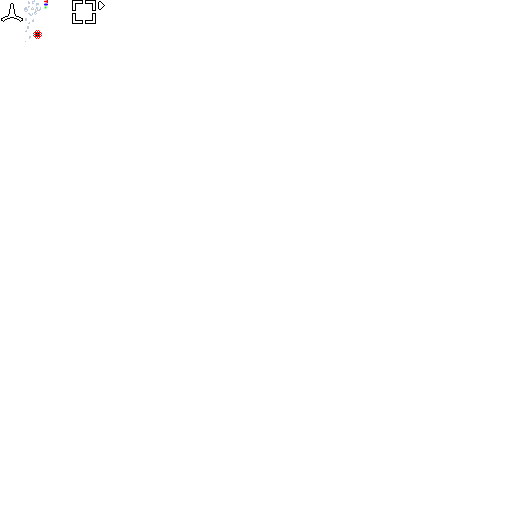
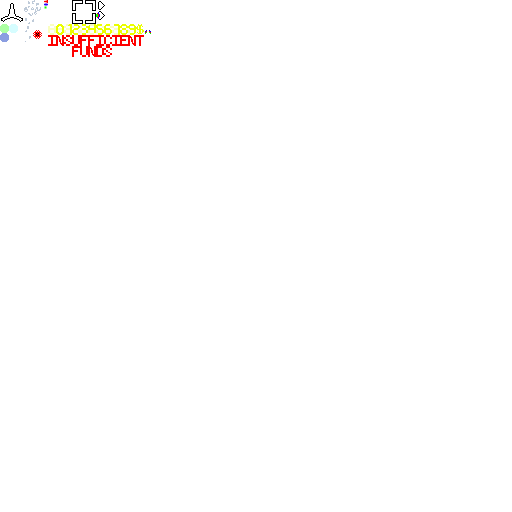
Layer changes from the first 512 x 512 image to the second:
painted on "Background" over [0, 11, 151, 57]
